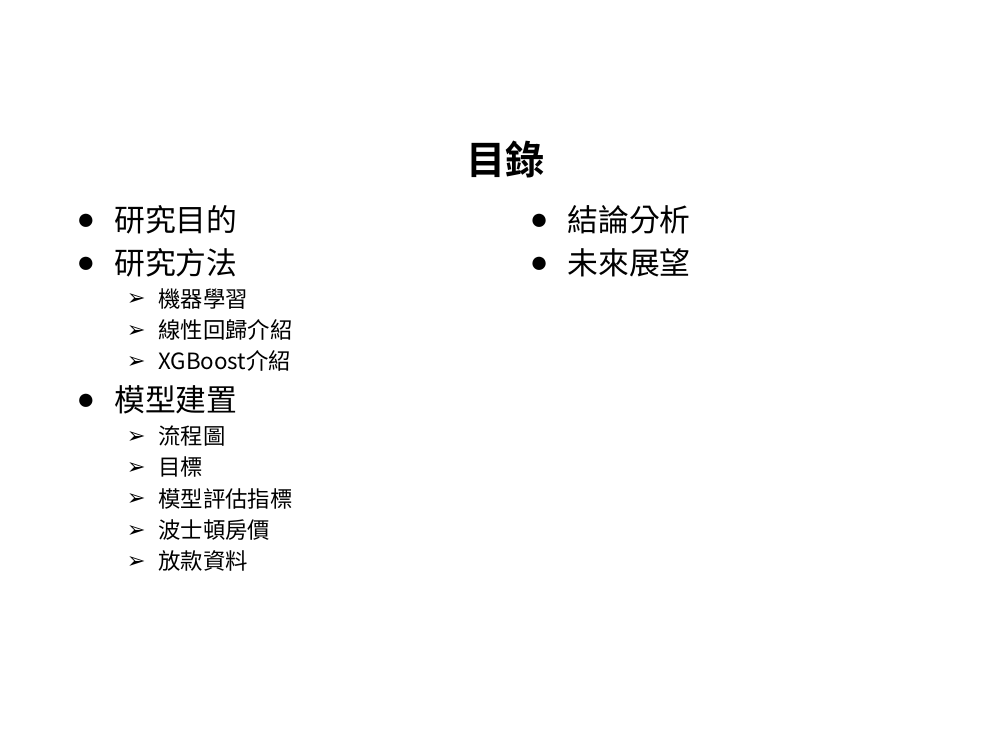
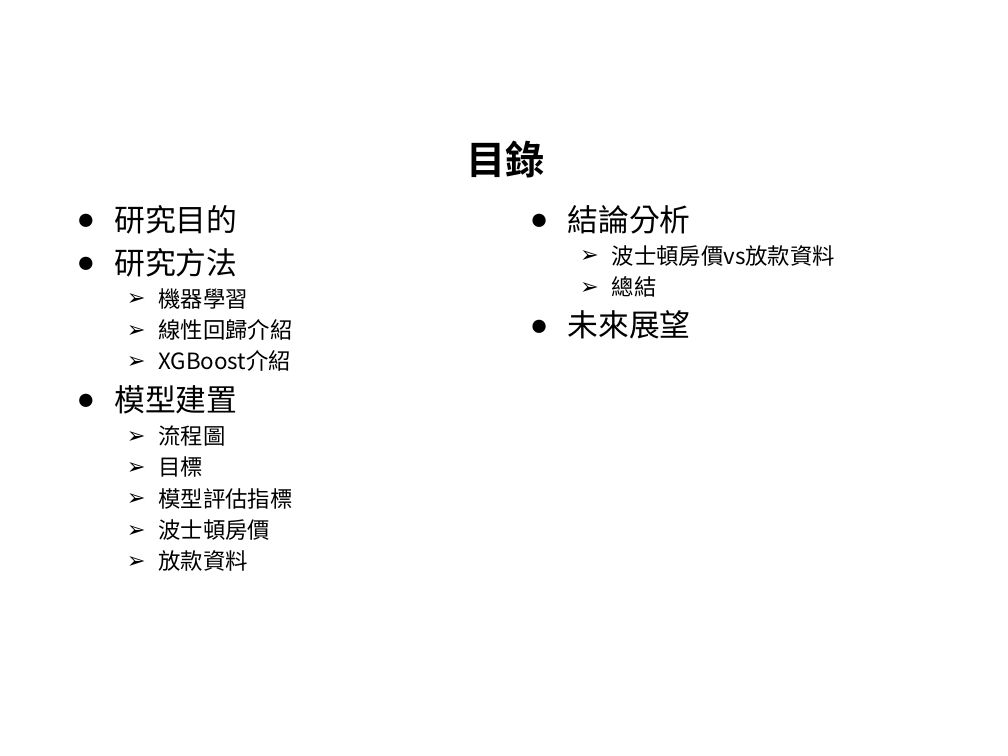
Before and after one commit to hrne/FINAL_REPORT, a slide deck: slide 2 of AI_Report/AI應用-不動產價格預測.pptx. Drawn at 1008x756 pixels with LibreOffice and Linux fonts; fonts in the diff are those of the drawing; background and template pictures are left out. Boxes give left, top, right and bottom in pixels: in the first picture for what was removed or moved away, otherwise in the second. Text is boxed around its words. In the diff, an @@ line names an element or a change of style, - is before the commit and + after.

```diff
--- a/AI_Report/AI應用-不動產價格預測.pptx
+++ b/AI_Report/AI應用-不動產價格預測.pptx
@@ text at [612,245,835,297]: paragraphs added @@
+  ➢ 波士頓房價vs放款資料
+  ➢ 總結
```
Also in this commit, not shown: 7 other slides changed, 1 other file.
